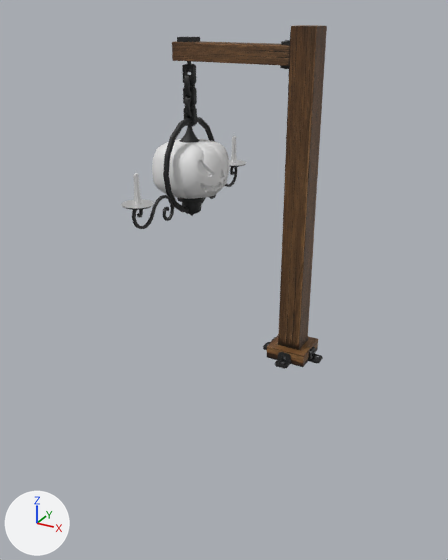
A saved change to the FBX model Assets/Models/Bedroom_Stuffs/Rooftop_Pole_Light.fbx.
The view is the same before and after, from a camera (50 mm lens) standing at (0.95, -2.4, 1.5) and looking at (-0.37, 0.0, 0.3). The lights are fixed; the arrows at lower left show +X, +Y and +Z. The older version comes first. Where no turn or scale is listed for an object, it has been applied to the vertices.

Names of what the first picture shows: 'Rooftop_Pole_Light', 'Rooftop_Pole_Light_Part'.
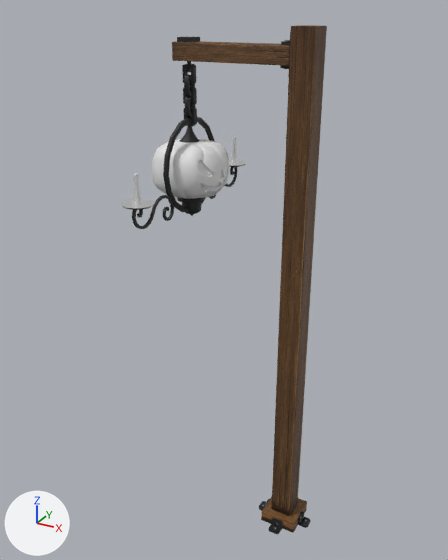
The newer file is also turned or shifted as a whole; pictures and numbers use the older file's frame.

The change, as a diff of the scene's bpy script:
```diff
--- a/Assets/Models/Bedroom_Stuffs/Rooftop_Pole_Light.fbx.py
+++ b/Assets/Models/Bedroom_Stuffs/Rooftop_Pole_Light.fbx.py
@@ me_rooftop_pole_light_001 @@
 # used by ob_rooftop_pole_light; location = (0.0, 0.0, 0.0)
 # before: 0 (-0.052, -0.052, 0.059) at pixel (278, 344), 1 (0.052, -0.052, 0.059) at pixel (298, 350), 2 (-0.052, 0.052, 0.059), 3 (0.052, 0.052, 0.059) at pixel (307, 340), 8 (-0.092, 0.092, 0.059)
 # before: 9 (-0.092, -0.092, 0.059) at pixel (266, 346), 10 (0.092, -0.092, 0.059) at pixel (303, 356), 11 (0.092, 0.092, 0.059) at pixel (318, 338), 12 (-0.092, 0.092, 0.0), 13 (-0.092, -0.092, 0.0) at pixel (266, 357)
 # before: 14 (0.092, -0.092, 0.0) at pixel (303, 367), 15 (0.092, 0.092, 0.0) at pixel (317, 349)
-me_rooftop_pole_light_001.from_pydata(...)  # 364 vertices, 260 faces; spans x -0.597..0.143, y -0.143..0.143, z 0.0..1.437
+me_rooftop_pole_light_001.from_pydata(...)  # 364 vertices, 260 faces; spans x -0.597..0.143, y -0.143..0.143, z -1.0..1.437
+# me_rooftop_pole_light_001 part 1: the loose piece of 20 vertices spanning x -0.143..-0.092, y -0.03..0.03, z 0.0..0.051 is moved by (0.0, 0.0, -1.0)
+# me_rooftop_pole_light_001 part 2: the loose piece of 20 vertices spanning x -0.03..0.03, y -0.143..-0.092, z 0.0..0.051 is moved by (0.0, 0.0, -1.0)
+# me_rooftop_pole_light_001 part 3: the loose piece of 20 vertices spanning x 0.092..0.143, y -0.03..0.03, z 0.0..0.051 is moved by (0.0, 0.0, -1.0)
+# me_rooftop_pole_light_001 part 4
+for i in [*range(0, 4), *range(8, 16)]: me_rooftop_pole_light_001.vertices[i].co += Vector((0.0, 0.0, -1.0))
+# other edits to the shape of me_rooftop_pole_light_001 do not show in these pictures
 me_rooftop_pole_light_001.materials.append(mat_bedroom_wood_floor)
```

What differs and where, as boxes [x1, y1, x2, y2] in the pictures (448 x 560 px; the box of a moved part takes in the faces that stretch with it):
'Rooftop_Pole_Light', reshaped (48% taller)
    before: [172, 25, 327, 369]
    after: [172, 25, 327, 534]
part 1 of me_rooftop_pole_light_001, moved or reshaped
    before: [263, 337, 276, 350]
    after: [259, 499, 270, 511]
part 2 of me_rooftop_pole_light_001, moved or reshaped
    before: [275, 352, 291, 369]
    after: [269, 518, 283, 534]
part 3 of me_rooftop_pole_light_001, moved or reshaped
    before: [308, 347, 323, 363]
    after: [298, 511, 311, 528]
part 4 of me_rooftop_pole_light_001, moved or reshaped
    before: [267, 69, 318, 367]
    after: [261, 69, 312, 533]
